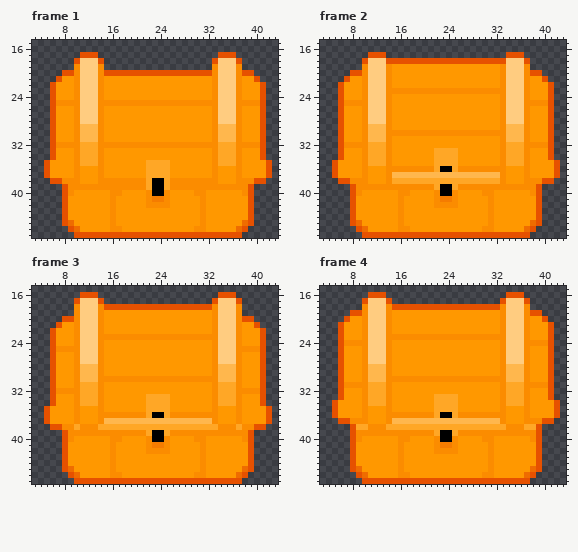
File history of a pixel-art file, Assets/Arts/Item/Stuff/Chest.aseprite. This is how it looked before the edit.
48x48 pixels, 4 frames. Shown: frame 1: x 3..43, y 15..47; frame 2: x 3..43, y 15..47; frame 3: x 3..43, y 15..47; frame 4: x 3..43, y 15..47.
New version:
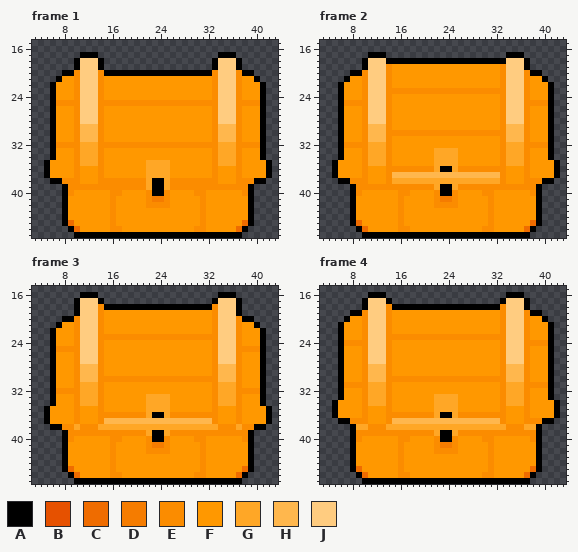
Palette (. is transparent): A #000000  B #e65100  C #ef6c00  D #f57c00  E #fb8c00  F #ff9800  G #ffa726  H #ffb74d  J #ffcc80
The exact change:
layer "Flattened" added
layer "Bottom" removed
layer "Top" removed
Changed rows in their new state; - is an unchanged pixel.
Frame 1, layer "Flattened":
first column x 5:
17 ------AAA--------------------AAA------
18 -----A---A------------------A---A-----
19 -----A---A------------------A---A-----
20 ---AA-----AAAAAAAAAAAAAAAAAA-----AA---
21 --A--------------------------------A--
22 -A----------------------------------A-
23 -A----------------------------------A-
24 -A----------------------------------A-
25 -A----------------------------------A-
26 -A----------------------------------A-
27 -A----------------------------------A-
28 -A----------------------------------A-
29 -A----------------------------------A-
30 -A----------------------------------A-
31 -A----------------------------------A-
32 -A----------------------------------A-
33 -A----------------------------------A-
34 -A----------------------------------A-
35 A------------------------------------A
36 A------------------------------------A
37 A------------------------------------A
38 -AA--------------------------------AA-
39 ---A------------------------------A---
40 ---A------------------------------A---
41 ---A------------------------------A---
42 ---A------------------------------A---
43 ---A------------------------------A---
44 ---A------------------------------A---
45 ---A------------------------------A---
46 ----A----------------------------A----
47 -----AAAAAAAAAAAAAAAAAAAAAAAAAAAA-----
Frame 2, layer "Flattened":
first column x 5:
17 ------AAA--------------------AAA------
18 -----A---AAAAAAAAAAAAAAAAAAAA---A-----
19 -----A--------------------------A-----
20 ---AA----------------------------AA---
21 --A--------------------------------A--
22 -A----------------------------------A-
23 -A----------------------------------A-
24 -A----------------------------------A-
25 -A----------------------------------A-
26 -A----------------------------------A-
27 -A----------------------------------A-
28 -A----------------------------------A-
29 -A----------------------------------A-
30 -A----------------------------------A-
31 -A----------------------------------A-
32 -A----------------------------------A-
33 -A----------------------------------A-
34 -A----------------------------------A-
35 A------------------------------------A
36 A------------------------------------A
37 A------------------------------------A
38 -AA--------------------------------AA-
39 ---A------------------------------A---
40 ---A------------------------------A---
41 ---A------------------------------A---
42 ---A------------------------------A---
43 ---A------------------------------A---
44 ---A------------------------------A---
45 ---A------------------------------A---
46 ----A----------------------------A----
47 -----AAAAAAAAAAAAAAAAAAAAAAAAAAAA-----
Frame 3, layer "Flattened":
first column x 5:
16 ------AAA--------------------AAA------
17 -----A---A------------------A---A-----
18 -----A----AAAAAAAAAAAAAAAAAA----A-----
19 -----A--------------------------A-----
20 ---AA----------------------------AA---
21 --A--------------------------------A--
22 -A----------------------------------A-
23 -A----------------------------------A-
24 -A----------------------------------A-
25 -A----------------------------------A-
26 -A----------------------------------A-
27 -A----------------------------------A-
28 -A----------------------------------A-
29 -A----------------------------------A-
30 -A----------------------------------A-
31 -A----------------------------------A-
32 -A----------------------------------A-
33 -A----------------------------------A-
34 -A----------------------------------A-
35 A------------------------------------A
36 A------------------------------------A
37 A------------------------------------A
38 -AA--------------------------------AA-
39 ---A------------------------------A---
40 ---A------------------------------A---
41 ---A------------------------------A---
42 ---A------------------------------A---
43 ---A------------------------------A---
44 ---A------------------------------A---
45 ---A------------------------------A---
46 ----A----------------------------A----
47 -----AAAAAAAAAAAAAAAAAAAAAAAAAAAA-----
Frame 4, layer "Flattened":
first column x 5:
16 ------AAA--------------------AAA------
17 -----A---A------------------A---A-----
18 -----A----AAAAAAAAAAAAAAAAAA----A-----
19 ---AA----------------------------AA---
20 --A--------------------------------A--
21 -A----------------------------------A-
22 -A----------------------------------A-
23 -A----------------------------------A-
24 -A----------------------------------A-
25 -A----------------------------------A-
26 -A----------------------------------A-
27 -A----------------------------------A-
28 -A----------------------------------A-
29 -A----------------------------------A-
30 -A----------------------------------A-
31 -A----------------------------------A-
32 -A----------------------------------A-
33 -A----------------------------------A-
34 A------------------------------------A
35 A------------------------------------A
36 A------------------------------------A
37 -AA--------------------------------AA-
38 ---A------------------------------A---
39 ---A------------------------------A---
40 ---A------------------------------A---
41 ---A------------------------------A---
42 ---A------------------------------A---
43 ---A------------------------------A---
44 ---A------------------------------A---
45 ---A------------------------------A---
46 ----A----------------------------A----
47 -----AAAAAAAAAAAAAAAAAAAAAAAAAAAA-----
